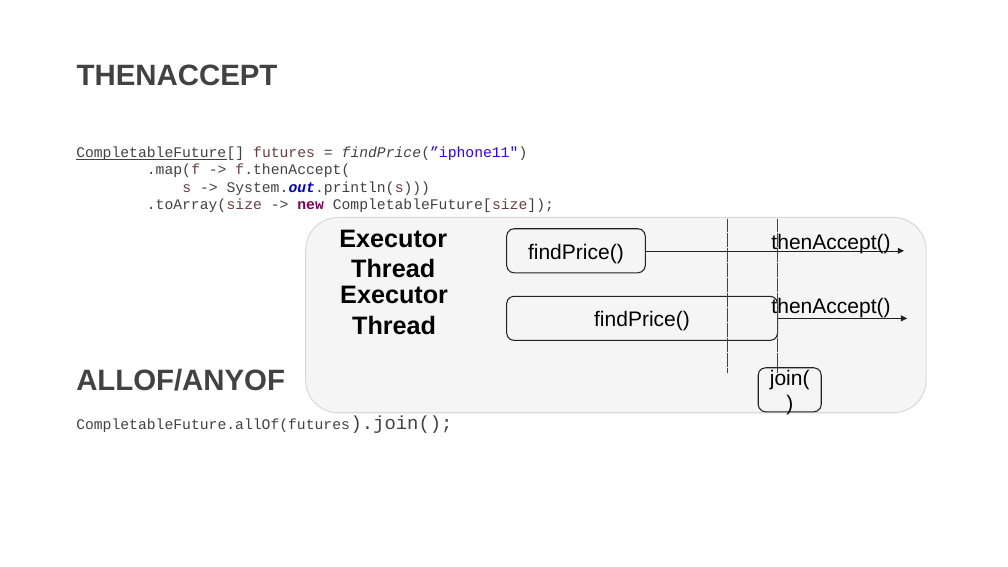
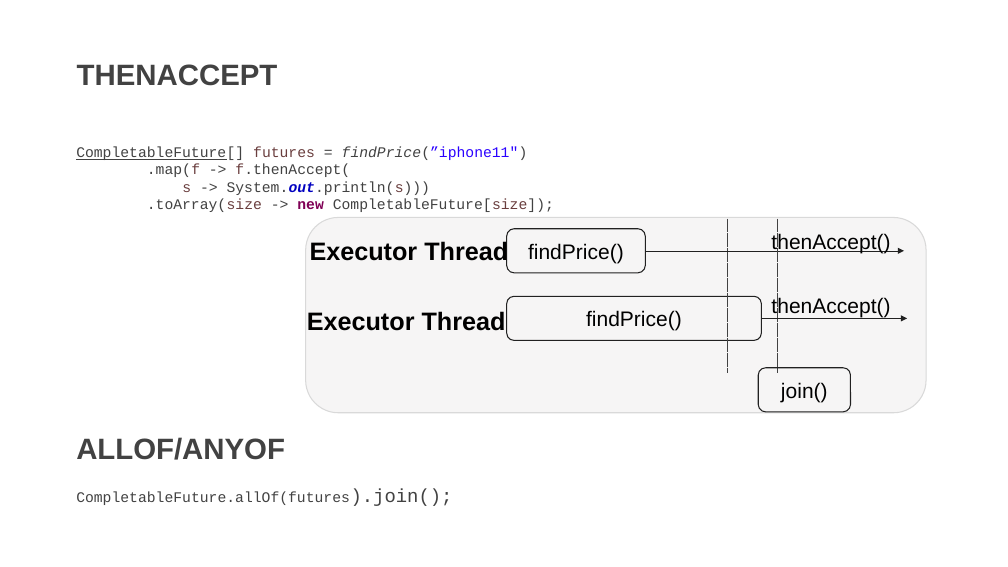
Before and after one commit to DevDay2019-AxonActive/DevDay2019---Advanced-Java, a slide deck: slide 15 of presentations/java_future.pptx (slide 21 before the commit). Drawn at 1008x567 pixels with LibreOffice and Linux fonts; fonts in the diff are those of the drawing; background and template pictures are left out. Boxes give left, top, right and bottom in pixels: in the first picture for what was removed or moved away, otherwise in the second. Text is boxed around its words. In the diff, an @@ line names an element or a change of style, - is before the commit and + after.

```diff
--- a/presentations/java_future.pptx
+++ b/presentations/java_future.pptx
@@ text "Executor Thread" rewrapped from bbox=[339, 229, 447, 278] to bbox=[310, 240, 508, 266] @@
@@ text "Executor Thread" rewrapped from bbox=[340, 285, 448, 335] to bbox=[307, 311, 506, 331] @@
@@ rounded rectangle "findPrice()": place and size @@
-rounded rectangle "findPrice()" at bbox=[507, 296, 777, 340]
+rounded rectangle "findPrice()" at bbox=[507, 296, 761, 340]
@@ arrow moved from (778, 318) - (907, 318) to (761, 318) - (907, 318) @@
@@ rounded rectangle "join()": place and size @@
-rounded rectangle "join()" at bbox=[758, 368, 821, 412]
+rounded rectangle "join()" at bbox=[758, 368, 851, 412]
@@ text "ALLOF/ANYOF": place and size @@
-text "ALLOF/ANYOF" at bbox=[76, 368, 285, 391]
+text "ALLOF/ANYOF" at bbox=[76, 437, 285, 460]
@@ text "CompletableFuture.allOf(futures).join();": place and size @@
-text "CompletableFuture.allOf(futures).join();" at bbox=[76, 416, 453, 433]
+text "CompletableFuture.allOf(futures).join();" at bbox=[76, 489, 453, 506]
```
Also in this commit, not shown: 12 other slides changed, 3 slides added, 9 slides removed.
